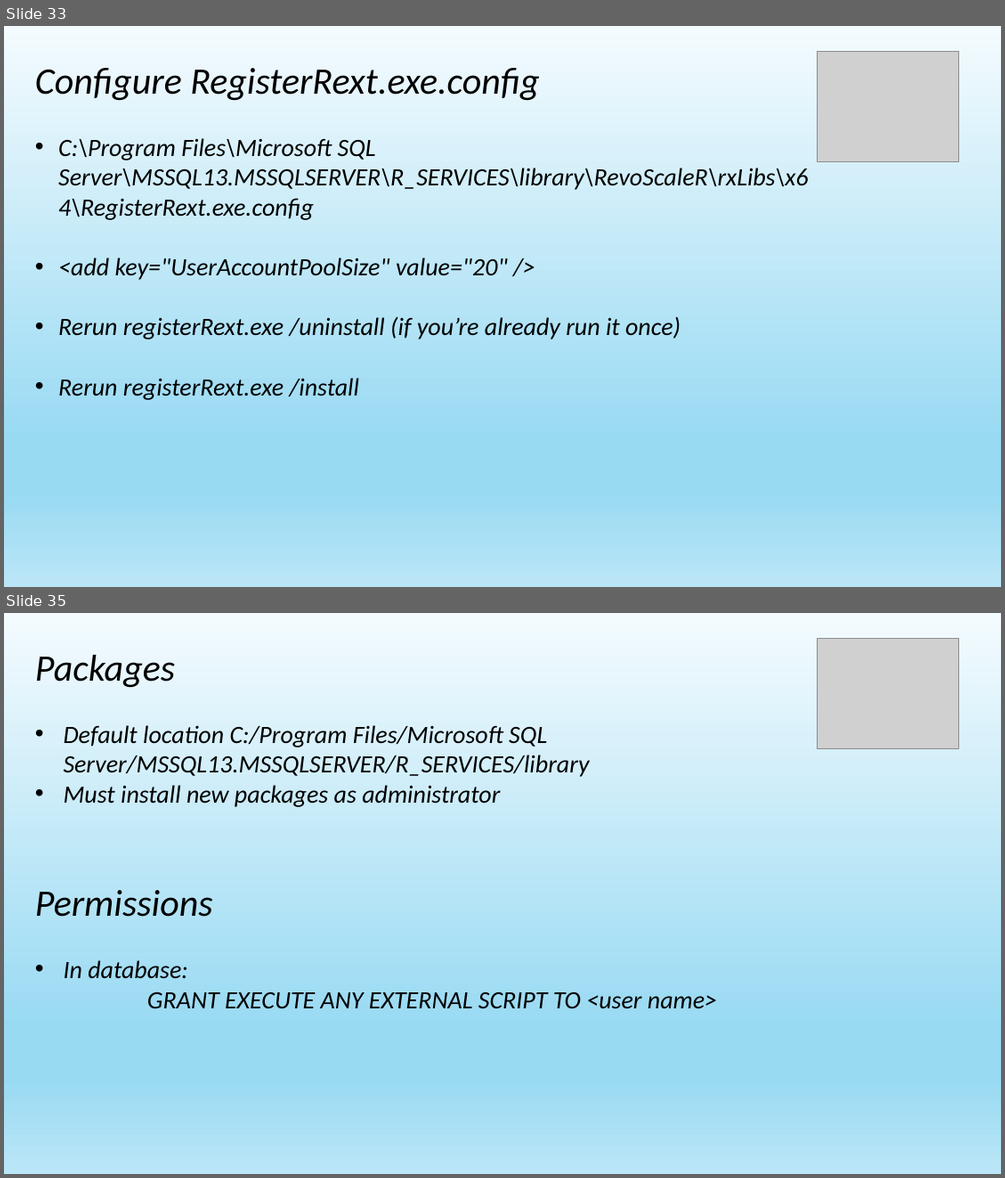
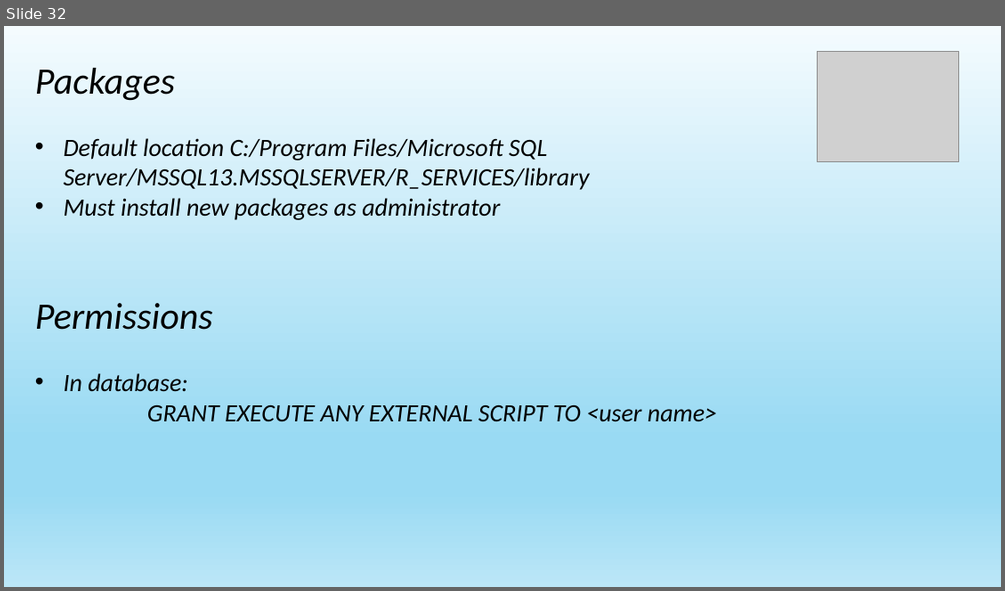
Before and after one commit to jayape/FoxPass, a slide deck: R Session.pptx. Shown one above the other, each under a label of ours: slides 33 and 35 before the commit, slide 32 after it; the slides between them are not shown. The pictures are 1005x1178 and 1005x591 pixels, drawn with LibreOffice and Linux fonts; fonts in the diff are those of the drawing; grey boxes stand for pictures. Boxes give left, top, right and bottom in pixels: in the first picture for what was removed or moved away, otherwise in the second. Text is boxed around its words. In the diff, an @@ line names an element or a change of style, - is before the commit and + after.

```diff
--- a/R Session.pptx
+++ b/R Session.pptx
@@ slide 33 removed at (x1=4, y1=26, x2=1001, y2=587), background gradient #F4FBFE to #99DAF3 to #BBE6F7 @@
@@ picture removed at (x1=817, y1=52, x2=959, y2=161) @@
@@ text removed at (x1=35, y1=68, x2=808, y2=400) @@
-Configure RegisterRext.exe.config
-• C:\Program Files\Microsoft SQL Server\MSSQL13.MSSQLSERVER\R_SERVICES\library\RevoScaleR\rxLibs\x64\RegisterRext.exe.config
-• <add key="UserAccountPoolSize" value="20" />
-• Rerun registerRext.exe /uninstall (if you’re already run it once)
-• Rerun registerRext.exe /install
@@ what was slide 35 is now slide 32 @@
```
Also in this commit, not shown: 2 other slides removed, 2 other files.
